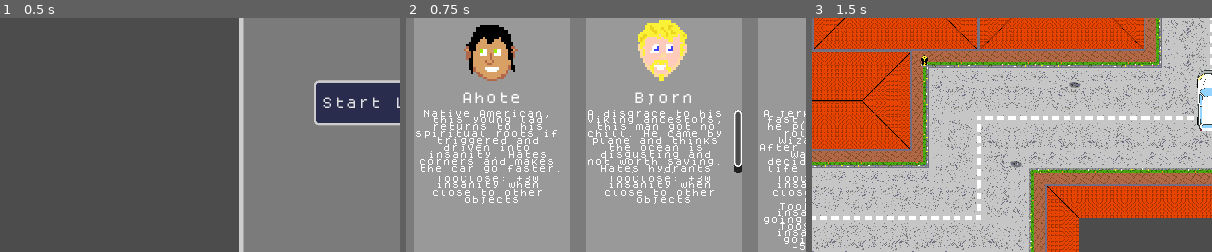
Above: before the commit, frames 1-3 (left to right).
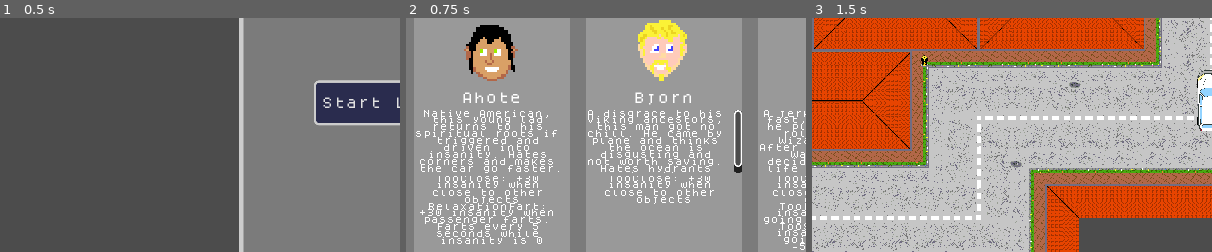
Above: after the commit, the same moments.

Repository: pastra98/DriveMeInsane
Game: Godot game, scene res://main/Main.tscn
Same seed, same stepped clock (60 frames per second), same inputs: the game is played once before the commit and once after it.
Inputs:
- Up to frame 1 (0.5 s): no input
- Up to frame 2 (0.75 s): click "Start Level 1" at 0.5 s
- Up to frame 3 (1.5 s): click "Start Level!" at 1.25 s
The pictures show only the part of the screen within x 0-50%, y 32-82%; the shares and areas given below are measured in that part.

Frame 1 is identical in both runs. In frame 2, 1.1% of the frame differs, in the area x 3-37%, y 79-97%; in frame 3, nothing differs.

Commit message:
implement farting

Diff:
--- a/src/passengers/effects/relaxation_fart.gd
+++ b/src/passengers/effects/relaxation_fart.gd
@@ -1,7 +1,7 @@
 class_name RelaxationFart
 extends Node2D
 
-signal inc_everyones_insanity(amt, reason)
+signal change_insanity(amt, reason, is_broadcast)
 onready var passenger = get_parent()
 
 
@@ -17,9 +17,15 @@
 
 func _physics_process(delta):
     if passenger.insanity == 0 and not is_on_cooldown:
-        emit_signal("inc_everyones_insanity", insanity_effect, "Fart!")
+        # start timer until next fart - must happen before yield, otherwise this get called multiple times
         get_node(name + "Timer").start(cooldown)
         is_on_cooldown = true
+        # play fart and wait 1 sec b4 emitting broadcast
+        get_node("../SoundPlayer").stream = load("res://audio/sounds/fart.wav")
+        get_node("../SoundPlayer").play()
+        yield(get_tree().create_timer(1), "timeout")
+        # emit broadcast
+        emit_signal("change_insanity", insanity_effect, "Fart!", true)
 
 func get_txt_description() -> String:
     return "%s: +%s insanity when passenger farts. Farts every %s seconds while insanity is 0" % [name, insanity_effect, cooldown]
--- a/src/passengers/ressources/ahote/ahote.cfg
+++ b/src/passengers/ressources/ahote/ahote.cfg
@@ -13,3 +13,8 @@
 insanity_effect=30
 cooldown=2
 coll_size_mult=6
+
+[RelaxationFart]
+
+insanity_effect=30
+cooldown=5
Not shown, added: src/audio/sounds/fart.wav.import
Not shown, changed: sources.md
Not shown, added: src/audio/sounds/fart.wav
